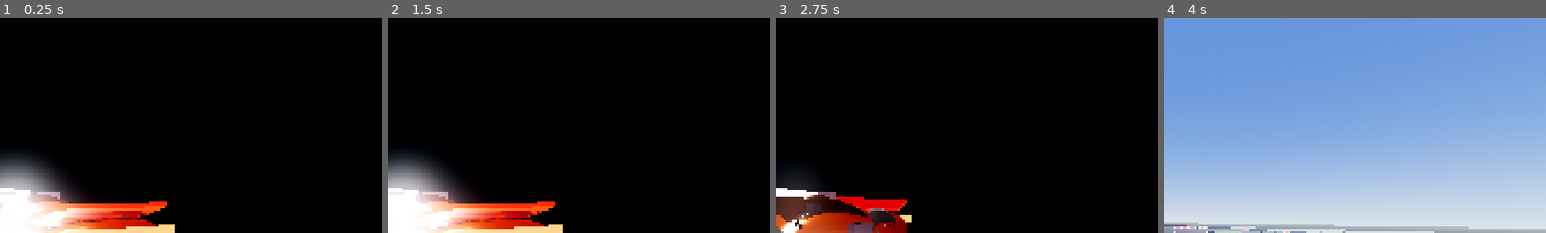
Above: before the commit, frames 1-4 (left to right).
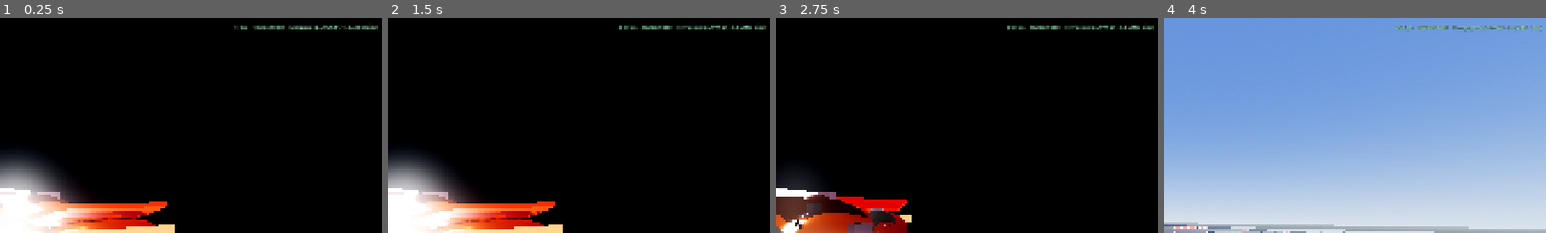
Above: after the commit, the same moments.

Repository: levithomas15/autorenspiel
Game: Godot game, scene res://scenes/Main.tscn
The game is run twice, just before and just after one commit, with the same random seed, the same clock (stepped at 60 frames per second) and the same inputs.
Inputs:
- Up to frame 1 (0.25 s): no input
- Up to frame 2 (1.5 s): tap Enter (accept) at 0.5, 0.6 s; hold E (orbit_right) 0.53-1.28 s; hold Escape (back) from 1.28 s (still down); tap C (camera) at 1.35 s
- Up to frame 3 (2.75 s): release Escape (back) at 2.03 s; hold E (orbit_right) from 2.03 s (still down); tap L (lights) at 2.1 s
- Up to frame 4 (4 s): release E (orbit_right) at 2.78 s; hold Up 2.78-3.53 s; tap W (throttle) at 2.85 s; hold Q (orbit_left) from 3.53 s (still down); tap Keypad Enter at 3.6 s
The pictures show only the part of the screen within x 50-100%, y 0-50%; the shares and areas given below are measured in that part.

The runs differ from the first frame. In frame 1, 0.6% of the frame differs, in the area x 61-99%, y 3-6%; in frame 2, 0.6%; in frame 3, 0.6%; in frame 4, 0.6%.

Commit message:
Web: kein HiDPI, kein Vollbild, 3D-Aufloesung 75 Prozent, Diagnoseanzeige
Weiterhin "Seite reagiert nicht" gemeldet. Zwei Verdachtsmomente
ausgeschlossen und zwei behoben.

Ausgeschlossen:
- Aufbauzeit. Garage 167 ms, Rennen 284 ms - blockiert nichts.
- Downloadgroesse. GitHub Pages liefert index.wasm gzip-komprimiert mit
  9.6 MB aus, nicht mit 43 MB.

Behoben:
- allow_hidpi.web = false. Auf einem Retina-Display rendert Godot sonst in
  doppelter Aufloesung, also mit der vierfachen Pixelzahl.
- window/size/mode.web = 0. Der Vollbildversuch beim Start ist im Browser
  ohne Klick verboten und erzeugte nur eine Fehlermeldung.
- scaling_3d/scale.web = 0.75. Die 3D-Aufloesung sinkt, das HUD bleibt
  scharf.

Dazu eine Diagnoseanzeige oben rechts: Bildrate, Aufloesung und Renderer.
Aus der Ferne laesst sich sonst nicht unterscheiden, ob eine Seite haengt,
langsam rendert oder gar nicht erst startet - hier wurde dreimal die
falsche Ursache vermutet. Mit F1 auszublenden, spaeter wieder entfernbar.

Zum Vergleich: im Software-Rasterizer dieser Umgebung laeuft die Garage mit
3.5 fps. Auf echter Grafikhardware sagt das nichts aus, deshalb muss die
Zahl vom Geraet des Nutzers kommen.

Co-Authored-By: Claude Opus 5 <noreply@anthropic.com>
Claude-Session: https://claude.ai/code/session_013AzBdadjktvCiZJJuHfx2Q

Diff:
--- /dev/null
+++ b/_timing.gd
@@ -0,0 +1,39 @@
+extends SceneTree
+
+## Wie lange blockiert der Aufbau? Reine Rechenzeit, ohne Rendern.
+
+var _m: Node3D = null
+var _n := 0
+
+func _process(_d: float) -> bool:
+	if _m == null:
+		var t0 := Time.get_ticks_msec()
+		_m = Node3D.new()
+		_m.set_script(load("res://scripts/main.gd"))
+		root.add_child(_m)
+		var t1 := Time.get_ticks_msec()
+		print("Garage aufbauen:        %5d ms" % (t1 - t0))
+
+		var t2 := Time.get_ticks_msec()
+		_m.selected_index = 0
+		_m._start_race()
+		var t3 := Time.get_ticks_msec()
+		print("Rennen aufbauen:        %5d ms   <-- am Stueck, blockiert alles" % (t3 - t2))
+
+		# Einzelteile des Rennaufbaus
+		var t4 := Time.get_ticks_msec()
+		var tr := Track.new()
+		root.add_child(tr)
+		var t5 := Time.get_ticks_msec()
+		print("  davon Strecke allein: %5d ms" % (t5 - t4))
+		tr.queue_free()
+
+		var t6 := Time.get_ticks_msec()
+		var c := Car.create(CarData.all()[0])
+		root.add_child(c)
+		var t7 := Time.get_ticks_msec()
+		print("  davon Fahrzeug:       %5d ms" % (t7 - t6))
+		c.queue_free()
+		return false
+	_n += 1
+	return _n > 3
--- a/project.godot
+++ b/project.godot
@@ -16,6 +16,13 @@
 window/size/viewport_width=1920
 window/size/viewport_height=1080
 window/size/mode=3
+; Im Browser ist Vollbild ohne Klick verboten - der Versuch beim Start
+; erzeugt nur eine Fehlermeldung.
+window/size/mode.web=0
+; Auf Retina-Displays rendert Godot sonst in doppelter Aufloesung, also mit
+; der vierfachen Pixelzahl. Das erstickt WebGL2.
+dpi/allow_hidpi=true
+dpi/allow_hidpi.web=false
 window/stretch/mode="canvas_items"
 window/stretch/aspect="expand"
 
@@ -36,6 +43,10 @@
 renderer/rendering_method="forward_plus"
 ; Im Browser gibt es kein Forward+ - dort laeuft das Spiel ueber WebGL2.
 renderer/rendering_method.web="gl_compatibility"
+; Die 3D-Aufloesung im Browser zusaetzlich absenken; das HUD bleibt scharf.
+scaling_3d/mode=0
+scaling_3d/scale=1.0
+scaling_3d/scale.web=0.75
 textures/default_filters/anisotropic_filtering_level=3
 textures/default_filters/anisotropic_filtering_level.web=0
 lights_and_shadows/directional_shadow/size=8192
--- a/scripts/main.gd
+++ b/scripts/main.gd
@@ -25,10 +25,52 @@
 var _countdown: float = 0.0
 var _off_track: bool = false
 
+## Kleine Diagnoseanzeige unten rechts. Sie ueberlebt den Szenenwechsel und
+## verraet, wie schnell das Spiel auf dem jeweiligen Geraet tatsaechlich
+## laeuft - ohne das laesst sich ein "reagiert nicht" aus der Ferne nicht
+## einordnen. Mit F1 ausblendbar.
+var _diag_layer: CanvasLayer = null
+var _diag_label: Label = null
+
 
 func _ready() -> void:
 	_setup_input()
+	_build_diagnostics()
 	_enter_garage()
+
+
+func _build_diagnostics() -> void:
+	_diag_layer = CanvasLayer.new()
+	_diag_layer.name = "Diagnose"
+	_diag_layer.layer = 20
+	add_child(_diag_layer)
+
+	var label := Label.new()
+	label.set_anchors_preset(Control.PRESET_TOP_RIGHT, true)
+	label.offset_left = -430.0
+	label.offset_right = -12.0
+	label.offset_top = 10.0
+	label.offset_bottom = 40.0
+	label.horizontal_alignment = HORIZONTAL_ALIGNMENT_RIGHT
+	label.add_theme_font_size_override("font_size", 15)
+	label.add_theme_color_override("font_color", Color(0.65, 0.95, 0.75))
+	label.add_theme_color_override("font_shadow_color", Color(0, 0, 0, 0.85))
+	label.add_theme_constant_override("shadow_offset_x", 1)
+	label.add_theme_constant_override("shadow_offset_y", 1)
+	label.mouse_filter = Control.MOUSE_FILTER_IGNORE
+	_diag_layer.add_child(label)
+	_diag_label = label
+
+
+func _update_diagnostics() -> void:
+	if _diag_label == null:
+		return
+	if Input.is_key_pressed(KEY_F1):
+		_diag_layer.visible = false
+	var size := get_viewport().get_visible_rect().size
+	_diag_label.text = "%d fps   %dx%d   %s" % [
+		Engine.get_frames_per_second(), int(size.x), int(size.y),
+		RenderingServer.get_video_adapter_name()]
 
 
 # --- Eingaben ---------------------------------------------------------------
@@ -80,6 +122,9 @@
 # --- Zustandswechsel --------------------------------------------------------
 func _clear_scene() -> void:
 	for child in get_children():
+		# Die Diagnoseanzeige bleibt ueber den Szenenwechsel hinweg stehen.
+		if child == _diag_layer:
+			continue
 		remove_child(child)
 		child.queue_free()
 	_garage = null
@@ -140,6 +185,7 @@
 
 # --- Ablauf -----------------------------------------------------------------
 func _process(delta: float) -> void:
+	_update_diagnostics()
 	if state == State.GARAGE:
 		if Input.is_action_just_pressed("back"):
 			get_tree().quit()
Not shown, added: _timing.gd.uid
Not shown, changed: docs/index.html
Not shown, changed: docs/index.pck
